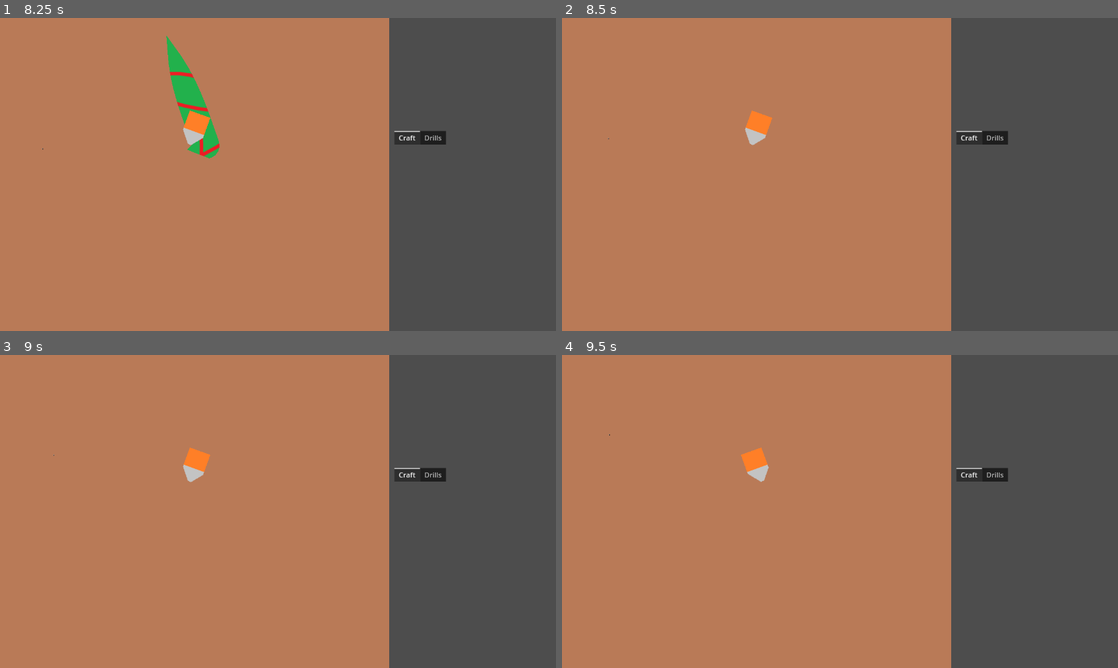
Above: before the commit, frames 1-4 (two rows, left to right).
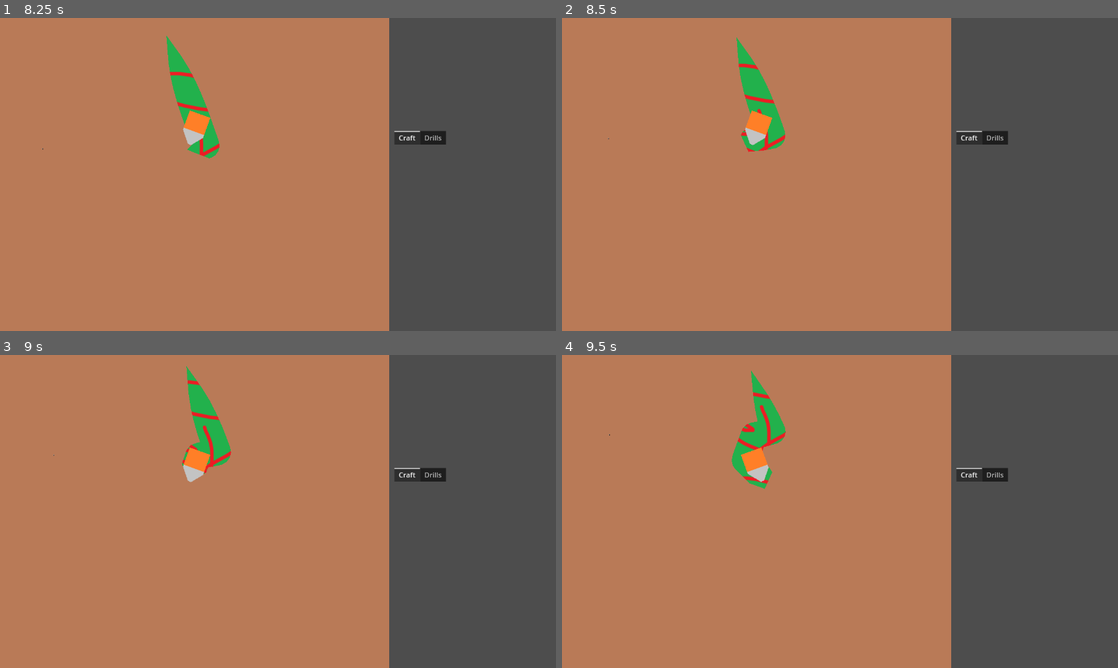
Above: after the commit, the same moments.

Repository: aNotSoCleverName/mechanicore
Game: Godot game, scene res://Main.tscn
Two runs of this game, one before a commit and one after it. Both use one fixed random seed, a clock stepped at 60 frames per second and the inputs below.
Inputs:
- Up to frame 1 (8.25 s): tap Enter at 0.5 s; hold D 0.53-1.28 s; tap Space at 0.77, 1.52, 3.02, 3.77, 4.52, 6.02, 6.77, 7.52 s; hold A 1.28-2.03 s; hold D 2.03-3.53 s; hold A 3.53-5.78 s; hold D 5.78-8.03 s; hold A from 8.03 s (still down)
- Up to frame 2 (8.5 s): keep holding A
- Up to frame 3 (9 s): keep holding A
- Up to frame 4 (9.5 s): keep holding A; tap Space at 9.02 s

Frame 1 is identical in both runs. In frame 2, 1.3% of the frame differs, in the area x 31-41%, y 6-43%; in frame 3, 1.2%; in frame 4, 1.4%, in the area x 30-41%, y 4-43%.

Commit message:
Fixed bug where trails weren't drawn when drill is outside original dirt resolution

Diff:
--- a/Parallax Background.tscn
+++ b/Parallax Background.tscn
@@ -25,7 +25,10 @@
 texture = ExtResource("2_y7bbx")
 centered = false
 
-[node name="Trails" type="Line2D" parent="Dirt"]
+[node name="Trails Layer" type="ParallaxLayer" parent="."]
+
+[node name="Trails" type="Line2D" parent="Trails Layer"]
+show_behind_parent = true
 material = SubResource("ShaderMaterial_2mc1u")
 width_curve = SubResource("Curve_0jw7f")
 joint_mode = 2
